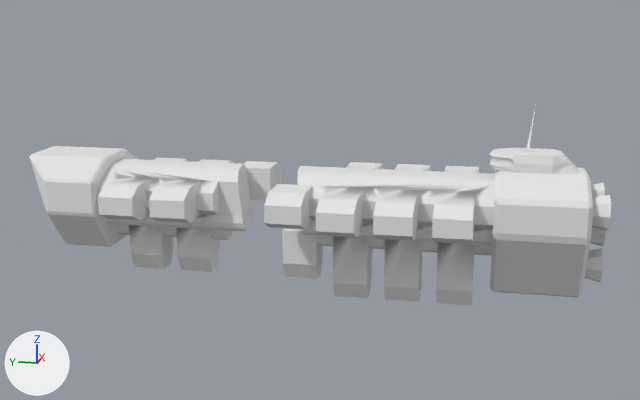
The OBJ model Models/Barge part 1.obj, before and after one commit.
Rendered twice from a camera (50 mm lens) standing at (-49.4, -13.4, 12.0) and looking at (0.1, -3.5, -0.3). Every picture has the same lights, and +X, +Y and +Z are marked at lower left. Where no turn or scale is listed for an object, it has been applied to the vertices.
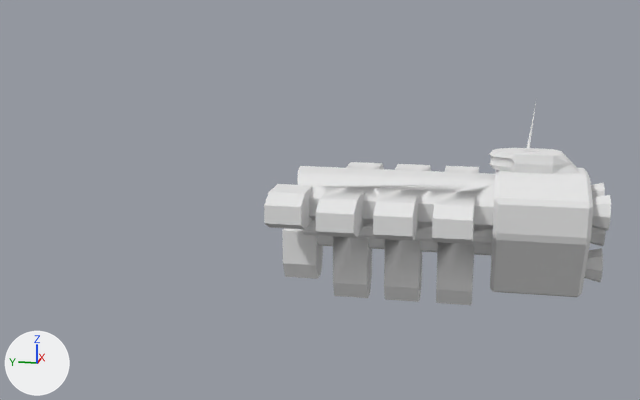
Commit message: fixed the broken barge models

Edits to the bpy script that builds the scene:
```text
Remove ob_cube:
    ob_cube = bpy.data.objects.new('Cube', me_cube)
    ob_cube.location = (0.0, 0.0, 0.0)
```

Pixel boxes (x1, y1, x2, y2) of what changed, in the pictures (640 x 400 px):
'Cube', deleted: before (29, 146, 282, 272)
